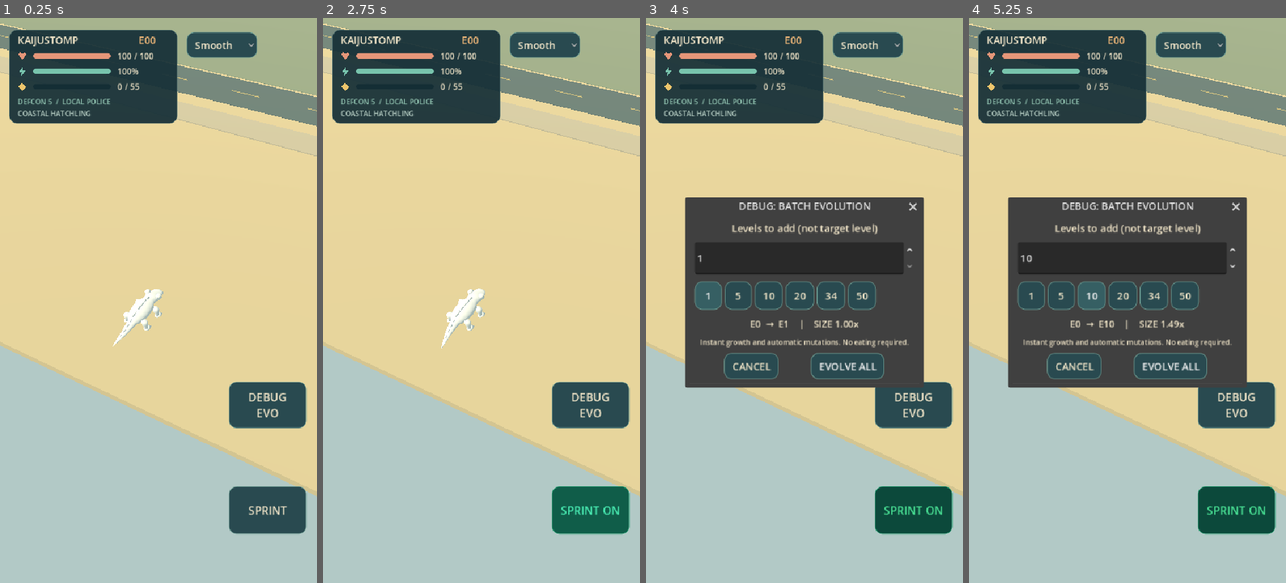
Above: before the commit, frames 1-4 (left to right).
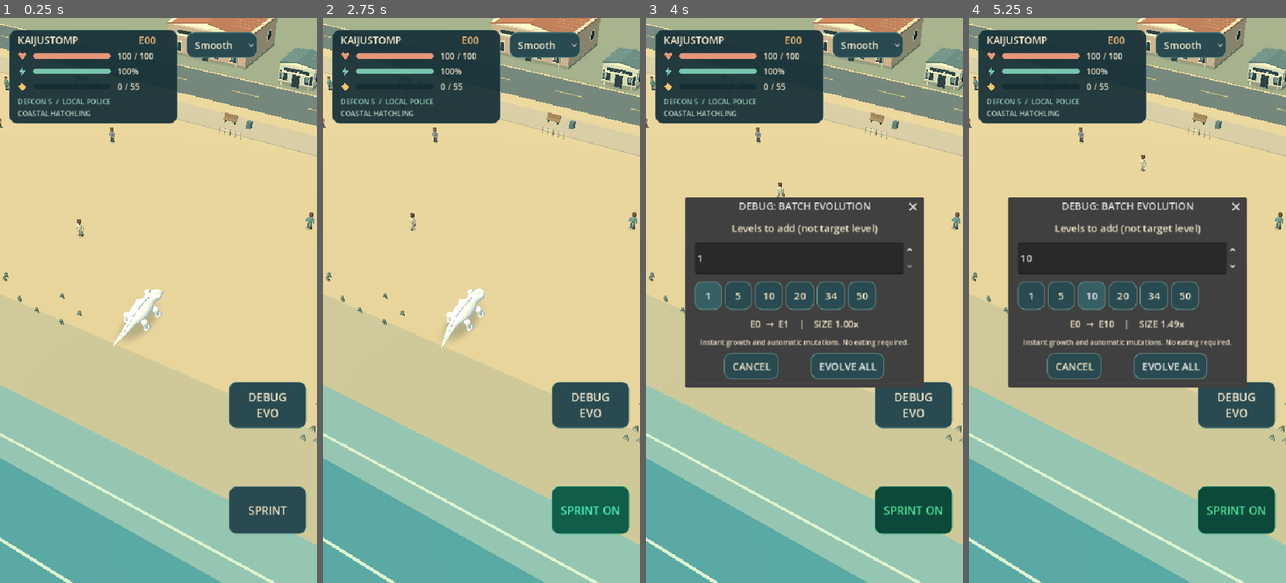
Above: after the commit, the same moments.

Repository: kavemankai/Kaijustomp
Game: Godot game, scene res://scenes/BeachDemo.tscn
The game is run twice, just before and just after one commit, with the same random seed, the same clock (stepped at 60 frames per second) and the same inputs.
Inputs:
- Up to frame 1 (0.25 s): no input
- Up to frame 2 (2.75 s): click "Smooth" at 0.5 s; click "SPRINT" at 1.25 s; click "SPRINT ON" at 2 s
- Up to frame 3 (4 s): click "DEBUG EVO" at 2.75 s; click "1" at 3.5 s
- Up to frame 4 (5.25 s): click "5" at 4.25 s; click "10" at 5 s

The runs differ from the first frame. In frame 1, 29% of the frame differs, in the area x 0-100%, y 0-100%; in frame 2, 29%; in frame 3, 29%; in frame 4, 29%.
Error before the commit: Parse Error: Cannot infer the type of "x" variable because the value doesn't have a set type. (res://scripts/beach/CoastalArt.gd:298)

Commit message:
Use typed industrial smokestack position to satisfy Godot 4.5 inference

Diff:
--- a/scripts/beach/CoastalArt.gd
+++ b/scripts/beach/CoastalArt.gd
@@ -295,7 +295,7 @@
 		box(root,Vector3(x,height*.75,d*.5+.12),Vector3(w*.12,height*.16,.11),Color("e6d6b8"))
 	if factory:
 		for side in [-1.0,1.0]:
-			var x := side*w*.29
+			var x: float = float(side) * w * .29
 			box(root,Vector3(x,height+5.4,-d*.23),Vector3(4.4,10.8,4.4),Color("8f9f9e"))
 			box(root,Vector3(x,height+10.7,-d*.23),Vector3(5.2,.4,5.2),INK)
 	else:
